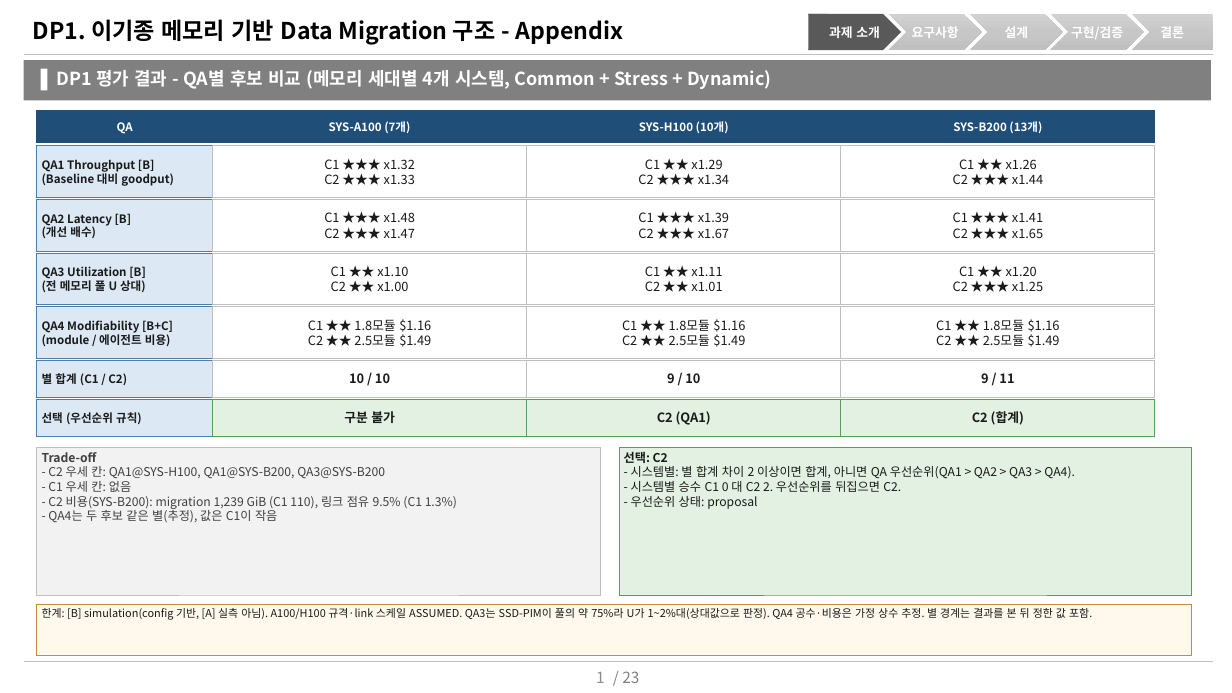
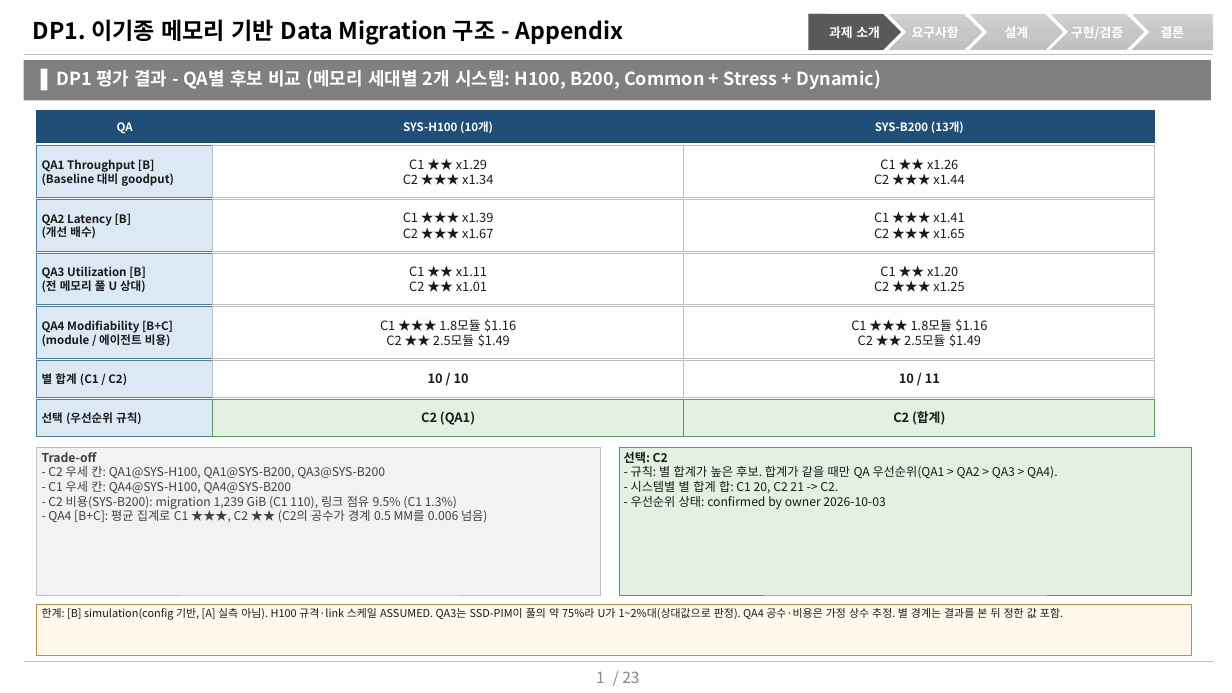
Before and after one commit to mkim0628/vllm, a slide deck: slide 1 of doc-mk/DP1/DP1-appendix-qa-result.pptx. Drawn at 1232x693 pixels with LibreOffice and Linux fonts; fonts in the diff are those of the drawing. Boxes give left, top, right and bottom in pixels: in the first picture for what was removed or moved away, otherwise in the second. Text is boxed around its words. In the diff, an @@ line names an element or a change of style, - is before the commit and + after.

```diff
--- a/doc-mk/DP1/DP1-appendix-qa-result.pptx
+++ b/doc-mk/DP1/DP1-appendix-qa-result.pptx
@@ text at (57,70,880,89): text changed @@
-DP1 평가 결과 - QA별 후보 비교 (메모리 세대별 4개 시스템, Common + Stress + Dynamic)
+DP1 평가 결과 - QA별 후보 비교 (메모리 세대별 2개 시스템: H100, B200, Common + Stress + Dynamic)
@@ rectangle "SYS-H100 (10개)": place and size @@
-rectangle "SYS-H100 (10개)" at (527,111,841,142)
+rectangle "SYS-H100 (10개)" at (213,111,684,142)
@@ rectangle removed at (213,111,527,142) @@
-SYS-A100 (7개)
@@ rectangle "SYS-B200 (13개)": place and size @@
-rectangle "SYS-B200 (13개)" at (841,111,1155,142)
+rectangle "SYS-B200 (13개)" at (684,111,1155,142)
@@ rectangle "C1 ★★ x1.29": place and size @@
-rectangle "C1 ★★ x1.29" at (527,146,841,198)
+rectangle "C1 ★★ x1.29" at (213,146,684,198)
@@ rectangle removed at (213,146,527,198) @@
-C1 ★★★ x1.32
-C2 ★★★ x1.33
@@ rectangle "C1 ★★ x1.26": place and size @@
-rectangle "C1 ★★ x1.26" at (841,146,1155,198)
+rectangle "C1 ★★ x1.26" at (684,146,1155,198)
@@ rectangle "C1 ★★★ x1.39": place and size @@
-rectangle "C1 ★★★ x1.39" at (527,200,841,251)
+rectangle "C1 ★★★ x1.39" at (213,200,684,251)
@@ rectangle removed at (213,200,527,251) @@
-C1 ★★★ x1.48
-C2 ★★★ x1.47
@@ rectangle "C1 ★★★ x1.41": place and size @@
-rectangle "C1 ★★★ x1.41" at (841,200,1155,251)
+rectangle "C1 ★★★ x1.41" at (684,200,1155,251)
@@ rectangle "C1 ★★ x1.11": place and size @@
-rectangle "C1 ★★ x1.11" at (527,253,841,305)
+rectangle "C1 ★★ x1.11" at (213,253,684,305)
@@ rectangle removed at (213,253,527,305) @@
-C1 ★★ x1.10
-C2 ★★ x1.00
@@ rectangle "C1 ★★ x1.20": place and size @@
-rectangle "C1 ★★ x1.20" at (841,253,1155,305)
+rectangle "C1 ★★ x1.20" at (684,253,1155,305)
@@ rectangle "C1 ★★★ 1.8모듈 $1.16": place and size @@
-rectangle "C1 ★★★ 1.8모듈 $1.16" at (213,307,527,359)
+rectangle "C1 ★★★ 1.8모듈 $1.16" at (213,307,684,359)
@@ text in rectangle at (380,319,516,332): text changed @@
-C1 ★★ 1.8모듈 $1.16
+C1 ★★★ 1.8모듈 $1.16
@@ rectangle removed at (527,307,841,359) @@
-C1 ★★ 1.8모듈 $1.16
-C2 ★★ 2.5모듈 $1.49
@@ rectangle "C1 ★★★ 1.8모듈 $1.16": place and size @@
-rectangle "C1 ★★★ 1.8모듈 $1.16" at (841,307,1155,359)
+rectangle "C1 ★★★ 1.8모듈 $1.16" at (684,307,1155,359)
@@ text in rectangle at (851,319,987,332): text changed @@
-C1 ★★ 1.8모듈 $1.16
+C1 ★★★ 1.8모듈 $1.16
@@ rectangle "10 / 10": place and size @@
-rectangle "10 / 10" at (213,360,527,397)
+rectangle "10 / 10" at (213,360,684,397)
@@ rectangle removed at (527,360,841,397) @@
-9 / 10
@@ rectangle "10 / 11": place and size @@
-rectangle "10 / 11" at (841,360,1155,397)
+rectangle "10 / 11" at (684,360,1155,397)
@@ text in rectangle at (899,373,940,383): text changed @@
-9 / 11
+10 / 11
@@ rectangle "C2 (QA1)": place and size @@
-rectangle "C2 (QA1)" at (527,399,841,436)
+rectangle "C2 (QA1)" at (213,399,684,436)
@@ rectangle removed at (213,399,527,436) @@
-구분 불가
@@ rectangle "C2 (합계)": place and size @@
-rectangle "C2 (합계)" at (841,399,1155,436)
+rectangle "C2 (합계)" at (684,399,1155,436)
@@ text in rectangle at (631,466,1058,509): text changed @@
-- 시스템별: 별 합계 차이 2 이상이면 합계, 아니면 QA 우선순위(QA1 > QA2 > QA3 > QA4).
-- 시스템별 승수 C1 0 대 C2 2. 우선순위를 뒤집으면 C2.
-- 우선순위 상태: proposal
+- 규칙: 별 합계가 높은 후보. 합계가 같을 때만 QA 우선순위(QA1 > QA2 > QA3 > QA4).
+- 시스템별 별 합계 합: C1 20, C2 21 -> C2.
+- 우선순위 상태: confirmed by owner 2026-10-03
@@ text in rectangle at (48,481,292,493): text changed @@
-- C1 우세 칸: 없음
+- C1 우세 칸: QA4@SYS-H100, QA4@SYS-B200
@@ text in rectangle at (48,508,487,522): text changed @@
-- QA4는 두 후보 같은 별(추정), 값은 C1이 작음
+- QA4 [B+C]: 평균 집계로 C1 ★★★, C2 ★★ (C2의 공수가 경계 0.5 MM를 0.006 넘음)
@@ text in rectangle at (42,608,1063,620): text changed @@
-한계: [B] simulation(config 기반, [A] 실측 아님). A100/H100 규격·link 스케일 ASSUMED. QA3는 SSD-PIM이 풀의 약 75%라 U가 1~2%대(상대값으로 판정). QA4 공수·비용은 가정 상수 추정. 별 경계는 결과를 본 뒤 정한 값 포함.
+한계: [B] simulation(config 기반, [A] 실측 아님). H100 규격·link 스케일 ASSUMED. QA3는 SSD-PIM이 풀의 약 75%라 U가 1~2%대(상대값으로 판정). QA4 공수·비용은 가정 상수 추정. 별 경계는 결과를 본 뒤 정한 값 포함.
```
Also in this commit, not shown: 14 other files.
